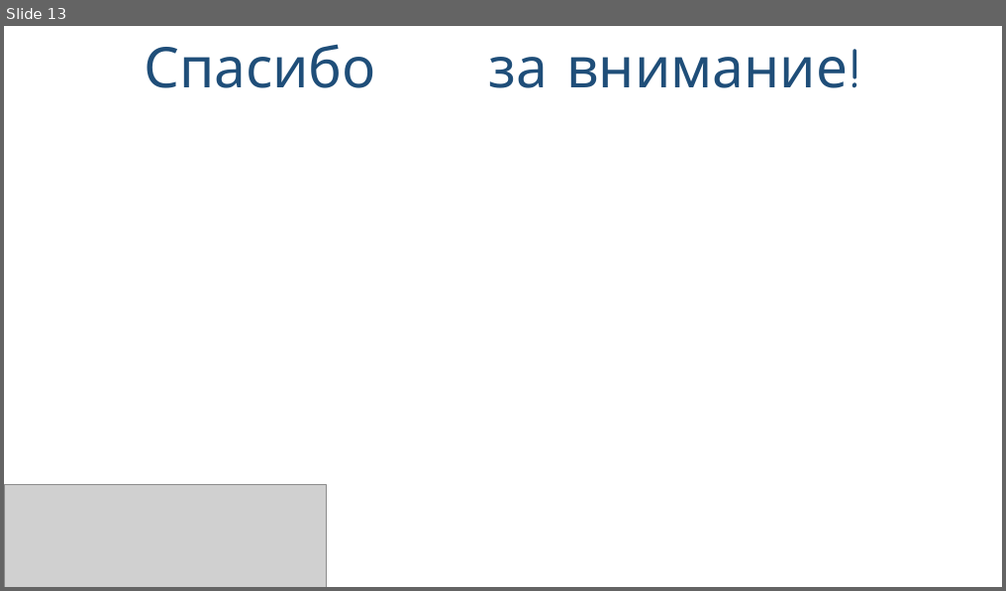
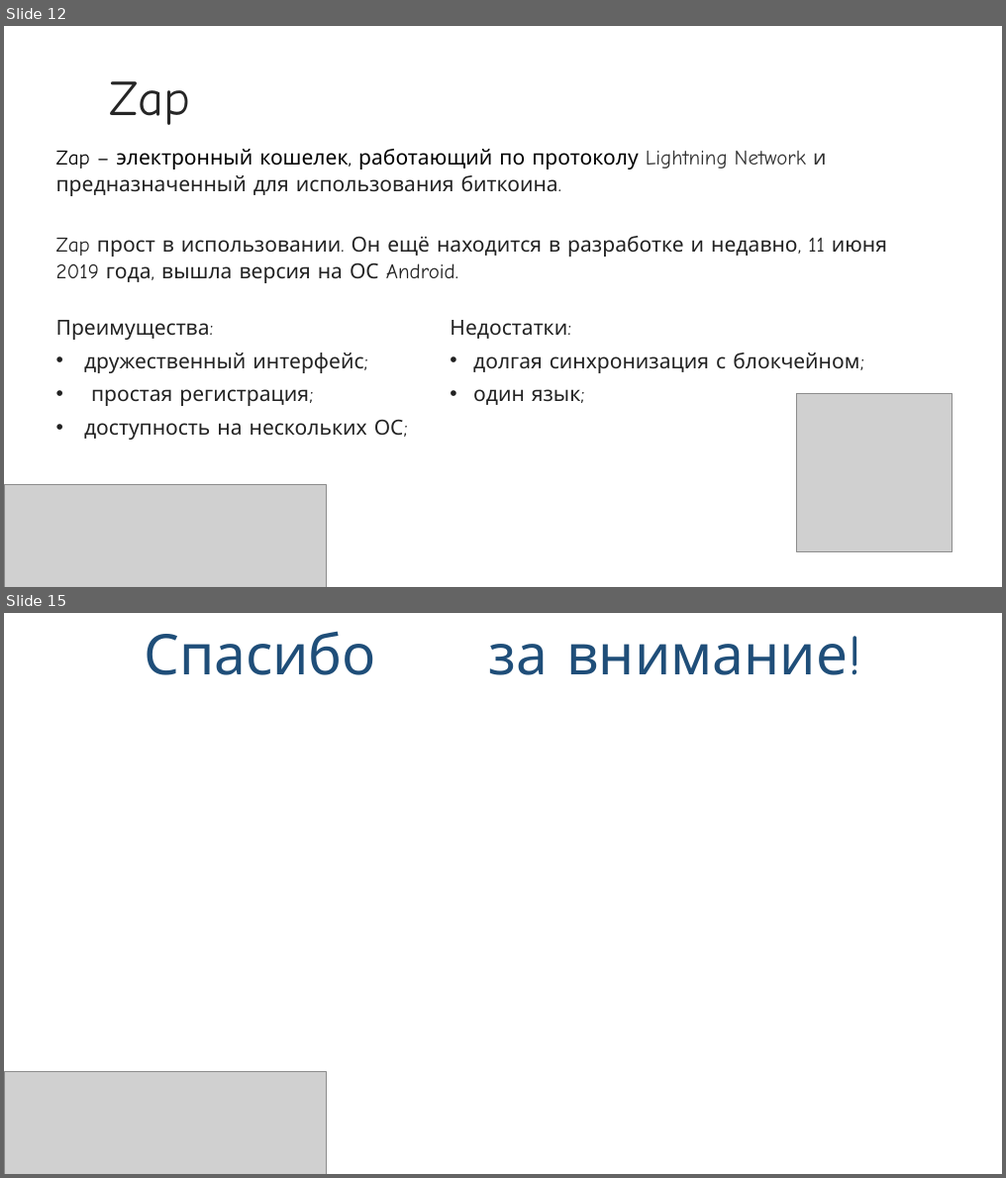
Before and after one commit to NikaLeb/181_351_testingLN, a slide deck: Lightning_Network.pptx. Shown one above the other, each under a label of ours: slide 13 before the commit, slides 12 and 15 after it; the slides between them are not shown. The pictures are 1006x591 and 1006x1178 pixels, drawn with LibreOffice and Linux fonts; fonts in the diff are those of the drawing; grey boxes stand for pictures; background and template pictures are left out. Boxes give left, top, right and bottom in pixels: in the first picture for what was removed or moved away, otherwise in the second. Text is boxed around its words. In the diff, an @@ line names an element or a change of style, - is before the commit and + after.

```diff
--- a/Lightning_Network.pptx
+++ b/Lightning_Network.pptx
@@ slide 12 added at (4,26,1002,587), background picture (left out) @@
@@ title added at (110,81,191,125), 48 pt, text #262626 @@
+Zap
@@ text added at (56,149,887,283), 20 pt, text #222222 @@
+Zap – электронный кошелек, работающий по протоколу Lightning Network и предназначенный для использования биткоина.
+Zap прост в использовании. Он ещё находится в разработке и недавно, 11 июня 2019 года, вышла версия на ОС Android.
@@ text added at (56,320,408,440), 20 pt, text #222222 @@
+Преимущества:
+• дружественный интерфейс;
+• простая регистрация;
+• доступность на нескольких ОС;
@@ text added at (450,320,859,405), 20 pt, text #222222 @@
+Недостатки:
+• долгая синхронизация с блокчейном;
+• один язык;
@@ picture added at (797,393,951,553) @@
@@ picture added at (4,484,327,587) @@
@@ what was slide 13 is now slide 15 @@
```
Also in this commit, not shown: 10 other slides added, 9 slides removed.
